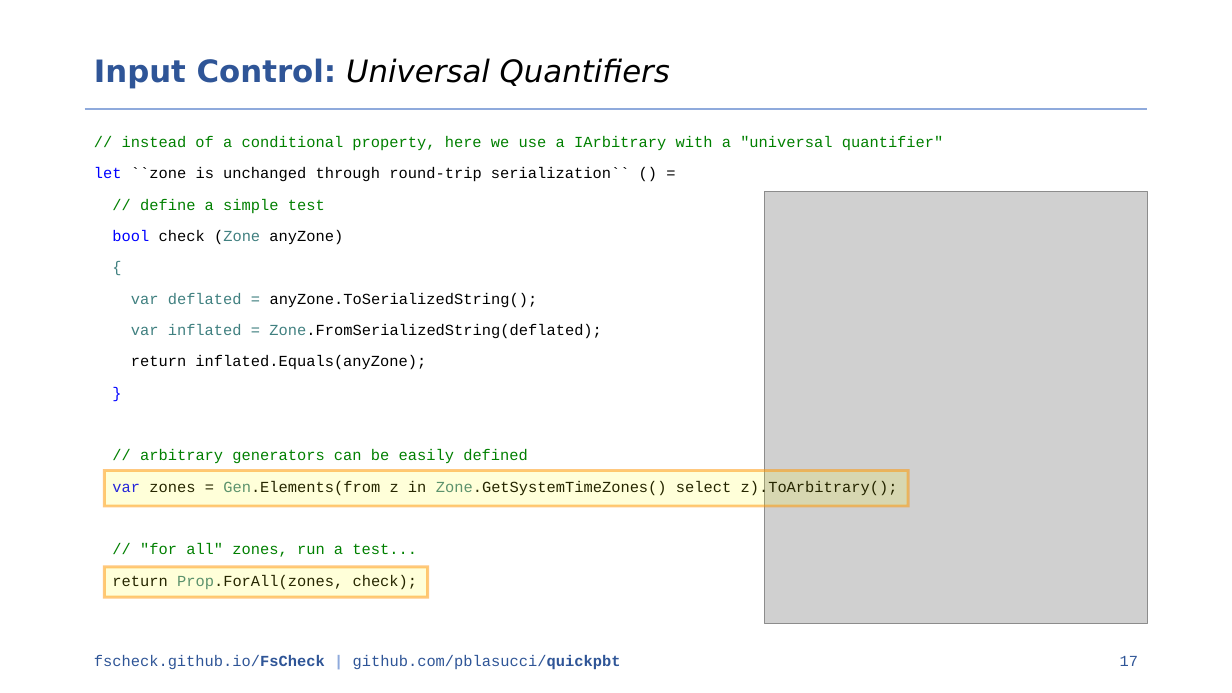
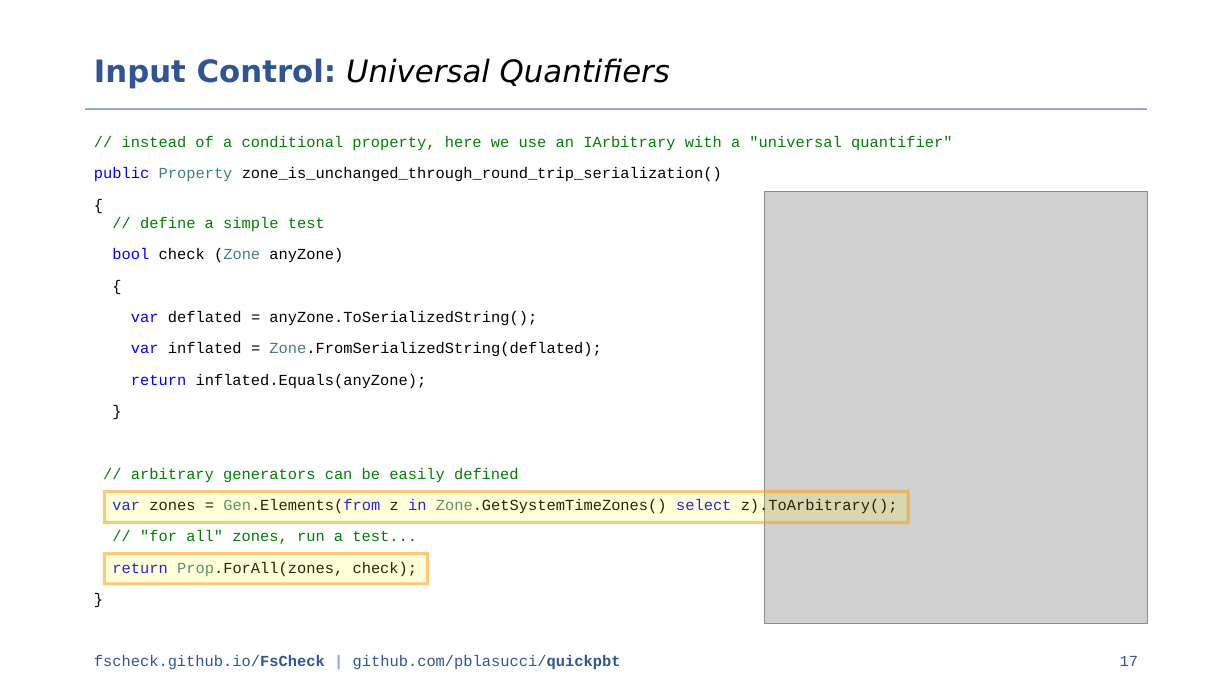
Before and after one commit to pblasucci/quickpbt, a slide deck: slide 17 of media/quickpbt.pptx. Drawn at 1232x693 pixels with LibreOffice and Linux fonts; fonts in the diff are those of the drawing; grey boxes stand for pictures. Boxes give left, top, right and bottom in pixels: in the first picture for what was removed or moved away, otherwise in the second. Text is boxed around its words. In the diff, an @@ line names an element or a change of style, - is before the commit and + after.

Commit message:
tweaked slide deck (colors)

```diff
--- a/media/quickpbt.pptx
+++ b/media/quickpbt.pptx
@@ text at box(94, 136, 953, 577): paragraph added @@
+}
@@ text at box(94, 136, 953, 232): text changed @@
-// instead of a conditional property, here we use a IArbitrary with a "universal quantifier"
-let ``zone is unchanged through round-trip serialization`` () =
-// define a simple test
+// instead of a conditional property, here we use an IArbitrary with a "universal quantifier"
+public Property zone_is_unchanged_through_round_trip_serialization()
+{
+// define a simple test
@@ text at box(112, 311, 898, 577): text colour #408080 to #000000 in "{", "deflated =", "inflated ="; text colour #408080 to #0000FF in "var", "var"; text colour #000000 to #0000FF in "return", "Gen.Elements(from in select", "return"; text colour #0000FF to #000000 in "}" @@
@@ rectangle: place and size @@
-rectangle at box(104, 470, 909, 506)
+rectangle at box(104, 492, 909, 523)
@@ rectangle: place and size @@
-rectangle at box(104, 567, 428, 597)
+rectangle at box(104, 554, 428, 584)
```
Also in this commit, not shown: 1 other file.
